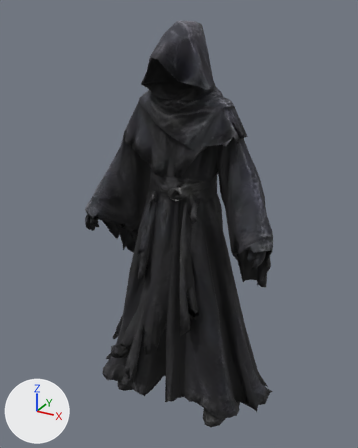
An edit to the glTF model client/assets/players/hover-mage/hover-mage-lod.glb, drawn before and after from the same camera.
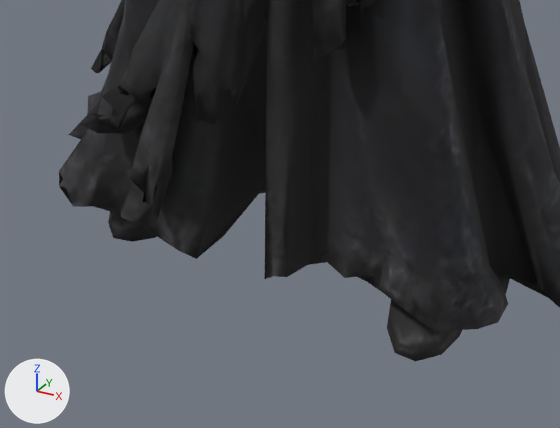
Each version appears first whole from a camera (50 mm lens) standing at (0.553, -1.061, 1.026) and looking at (-0.025, -0.01, 0.501), and next in a close-up on the part from 24% to 71% of the width and 71% to 100% of the height. Lighting does not change. The marker at lower left points along +X, +Y and +Z. The first two pictures are the older version. Where no turn or scale is listed for an object, it has been applied to the vertices. Vertices at exactly the same position are counted once.

Names of what the first close-up shows: 'tripo_node_963a8f64-aa9d-4b58-96d3-d6abae2000ba_tripo_node_963a8f64-aa9d-4b58-96d3-d6abae2000ba_material_0'.
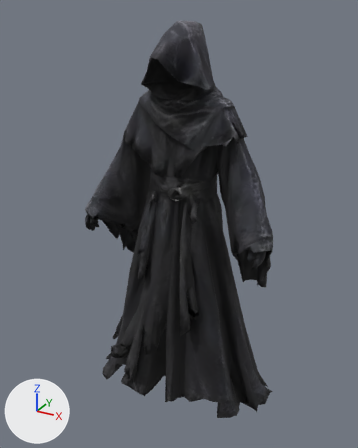
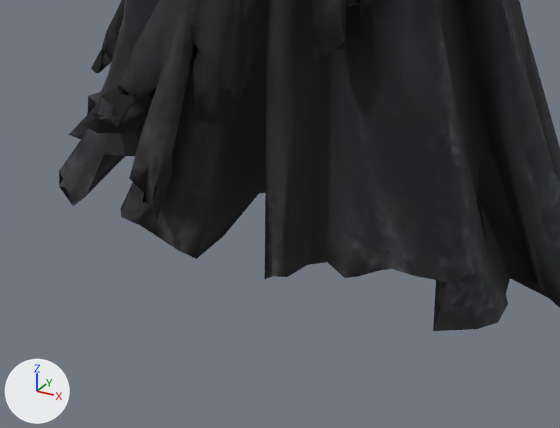
Boxes (x1, y1, x2, y2) around the edits, measured in the close-ups (560 x 428 px; the box of a moved part takes in the faces that stretch with it):
```json
{"object": "tripo_node_963a8f64-aa9d-4b58-96d3-d6abae2000ba_tripo_node_963a8f64-aa9d-4b58-96d3-d6abae2000ba_material_0", "change": "reshaped", "before": [59, 0, 560, 362], "after": [59, 0, 560, 331]}
{"part": 1, "of": "me_tripo_node_963a8f64_aa9d_4b58_96d3_d6abae2000ba_tripo_node_963a8f64_aa9d_4b58_96d3_d6abae2000ba_material_0", "change": "moved or reshaped", "before": [73, 154, 156, 242], "after": [86, 96, 133, 207]}
{"part": 2, "of": "me_tripo_node_963a8f64_aa9d_4b58_96d3_d6abae2000ba_tripo_node_963a8f64_aa9d_4b58_96d3_d6abae2000ba_material_0", "change": "moved or reshaped", "before": [358, 140, 531, 362], "after": [433, 140, 531, 330]}
```

Scene script edits in JSON lines:
```json
{"block": "me_tripo_node_963a8f64_aa9d_4b58_96d3_d6abae2000ba_tripo_node_963a8f64_aa9d_4b58_96d3_d6abae2000ba_material_0", "where": "# used by ob_tripo_node_963a8f64_aa9d_4b58_96d3_d6abae2000ba_tripo_node_963a8f64_aa9d_4b58_96d3_d6abae2000ba_material_0; location = (-0.004, 0.001, 0.5)"}
{"op": "remove", "block": "me_tripo_node_963a8f64_aa9d_4b58_96d3_d6abae2000ba_tripo_node_963a8f64_aa9d_4b58_96d3_d6abae2000ba_material_0", "code": "me_tripo_node_963a8f64_aa9d_4b58_96d3_d6abae2000ba_tripo_node_963a8f64_aa9d_4b58_96d3_d6abae2000ba_material_0.from_pydata(...)  # 2412 vertices, 4963 faces; spans x -0.263..0.263, y -0.201..0.201, z -0.498..0.498"}
{"op": "add", "block": "me_tripo_node_963a8f64_aa9d_4b58_96d3_d6abae2000ba_tripo_node_963a8f64_aa9d_4b58_96d3_d6abae2000ba_material_0", "code": "me_tripo_node_963a8f64_aa9d_4b58_96d3_d6abae2000ba_tripo_node_963a8f64_aa9d_4b58_96d3_d6abae2000ba_material_0.from_pydata(...)  # 2412 vertices, 4963 faces; spans x -0.263..0.263, y -0.201..0.201, z -0.497..0.498"}
{"block": "me_tripo_node_963a8f64_aa9d_4b58_96d3_d6abae2000ba_tripo_node_963a8f64_aa9d_4b58_96d3_d6abae2000ba_material_0", "change": "me_tripo_node_963a8f64_aa9d_4b58_96d3_d6abae2000ba_tripo_node_963a8f64_aa9d_4b58_96d3_d6abae2000ba_material_0 part 1: 27 of the vertices in x -0.183..-0.085, y -0.172..0.004, z -0.497..-0.444 are scaled about their middle by (0.35, 0.35, 0), then moved by (0.002, 0.039, 0.054)"}
{"block": "me_tripo_node_963a8f64_aa9d_4b58_96d3_d6abae2000ba_tripo_node_963a8f64_aa9d_4b58_96d3_d6abae2000ba_material_0", "change": "me_tripo_node_963a8f64_aa9d_4b58_96d3_d6abae2000ba_tripo_node_963a8f64_aa9d_4b58_96d3_d6abae2000ba_material_0 part 2: all 27 vertices in x 0.098..0.196, y -0.156..-0.042, z -0.498..-0.437 are scaled about their middle by (0.35, 0.35, 0), then moved by (-0.005, 0.052, 0.052)"}
```
